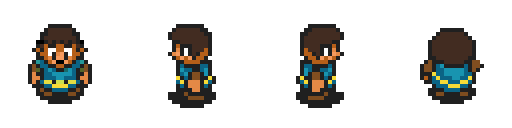
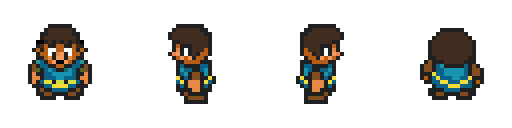
Layer changes from the first 512 × 128 image to the second:
painted on "Layer 1" over left=48, top=96, right=72, bottom=104
painted on "Layer 2 copy" over left=296, top=88, right=344, bottom=108
added layer "Layer 5" above "Layer 4" over left=468, top=60, right=484, bottom=88
painted on "Layer 4" over left=440, top=60, right=484, bottom=104
painted on "Layer 2" over left=168, top=92, right=216, bottom=108
